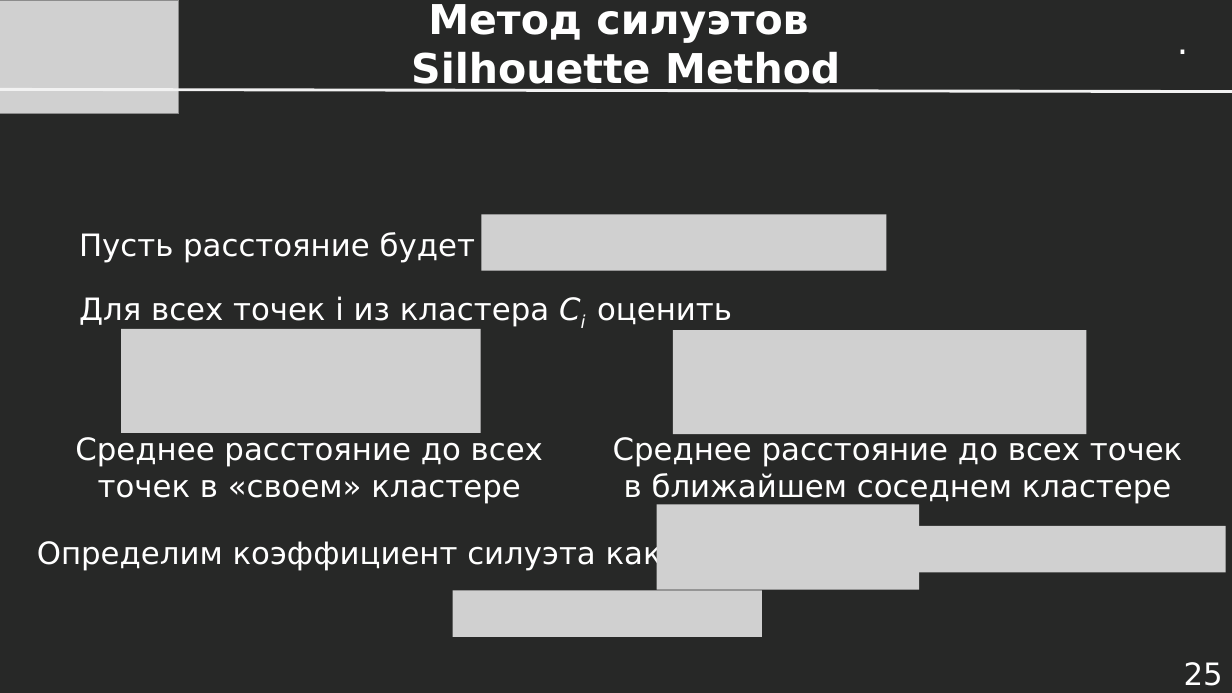
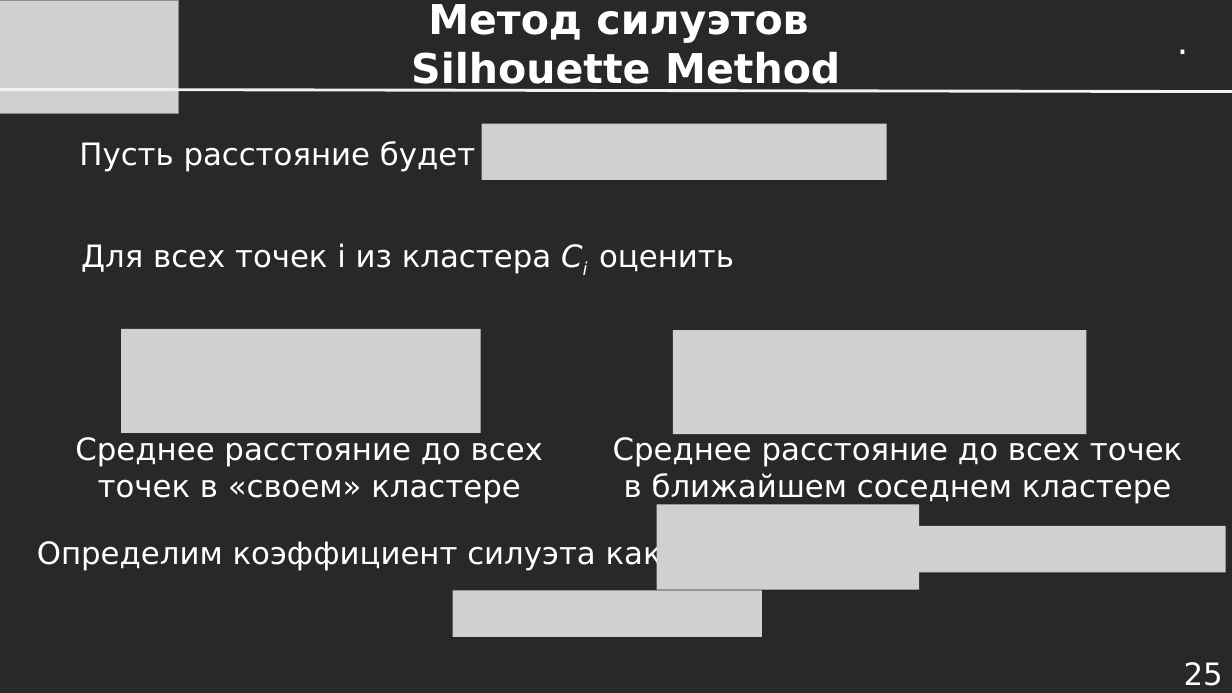
Before and after one commit to dayekb/Study, a slide deck: slide 25 of rus/UrFU/SberML/2023/Presentations/Лекция 1.08 - Кластеризация.pptx. Drawn at 1232x693 pixels with LibreOffice and Linux fonts; fonts in the diff are those of the drawing; grey boxes stand for pictures. Boxes give left, top, right and bottom in pixels: in the first picture for what was removed or moved away, otherwise in the second. Text is boxed around its words. In the diff, an @@ line names an element or a change of style, - is before the commit and + after.

```diff
--- a/rus/UrFU/SberML/2023/Presentations/Лекция 1.08 - Кластеризация.pptx
+++ b/rus/UrFU/SberML/2023/Presentations/Лекция 1.08 - Кластеризация.pptx
@@ text "Пусть расстояние будет": place and size @@
-text "Пусть расстояние будет" at <box>79,232,475,263</box>
+text "Пусть расстояние будет" at <box>79,141,475,172</box>
@@ picture added at <box>482,124,886,180</box> @@
@@ text "Для всех точек i из ...": place and size @@
-text "Для всех точек i из ..." at <box>79,296,732,327</box>
+text "Для всех точек i из ..." at <box>81,243,734,274</box>
@@ picture removed at <box>482,214,886,271</box> @@
```
Also in this commit, not shown: 6 other slides changed, 3 other files.
